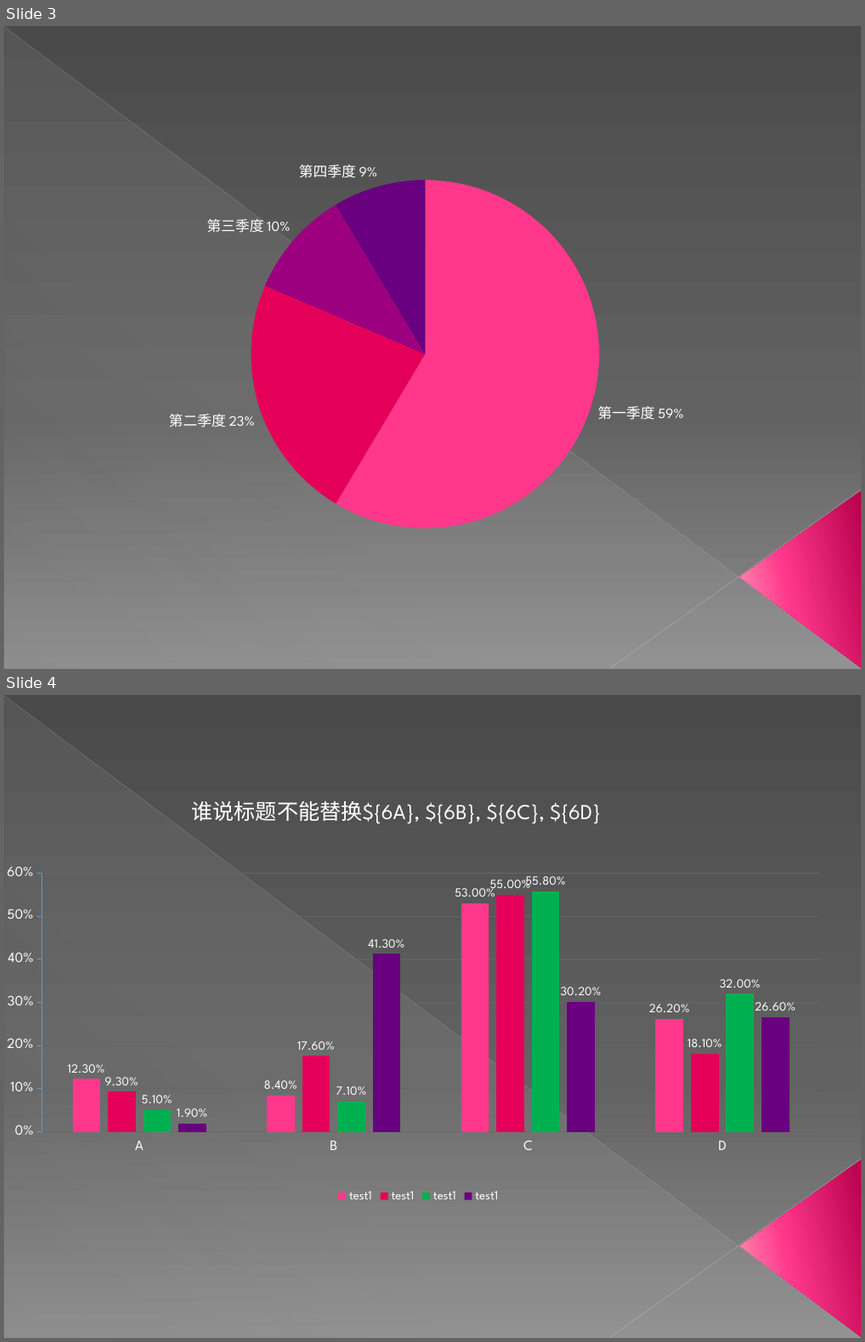
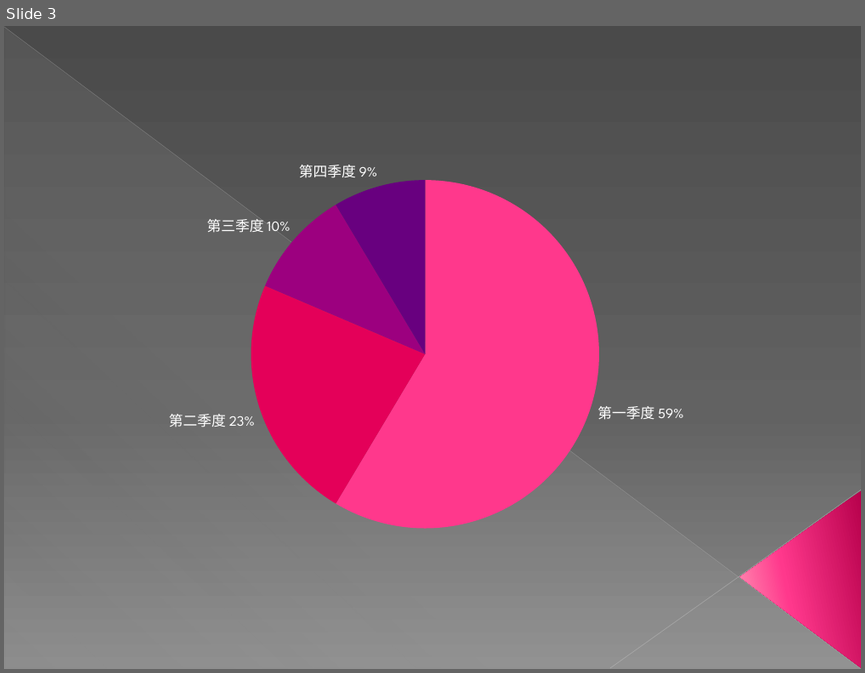
Before and after one commit to wuda5/poi-ppt-report, a slide deck: src/main/resources/demo.pptx. Shown one above the other, each under a label of ours: slides 3 and 4 before the commit, slide 3 after it. The pictures are 865x1342 and 865x673 pixels, drawn with LibreOffice and Linux fonts; fonts in the diff are those of the drawing. Boxes give left, top, right and bottom in pixels: in the first picture for what was removed or moved away, otherwise in the second. Text is boxed around its words. In the diff, an @@ line names an element or a change of style, - is before the commit and + after.

```diff
--- a/src/main/resources/demo.pptx
+++ b/src/main/resources/demo.pptx
@@ slide 4 removed at (4, 695, 861, 1338), background gradient #4A4A4A to #626262 to #8C8C8C; not listed: 4 template elements that a slide beside it also shows @@
@@ text removed at (191, 801, 601, 824) @@
-谁说标题不能替换${6A}, ${6B}, ${6C}, ${6D}
@@ column chart removed at (7, 862, 830, 1206) @@
-categories: A, B, C, D
-test1: 0.123, 0.084, 0.53, 0.262
-test1: 0.093, 0.176, 0.55, 0.181
-test1: 0.051, 0.071, 0.558, 0.32
-test1: 0.019, 0.413, 0.302, 0.266
```
Also in this commit, not shown: 1 other slide removed, 58 other files.
